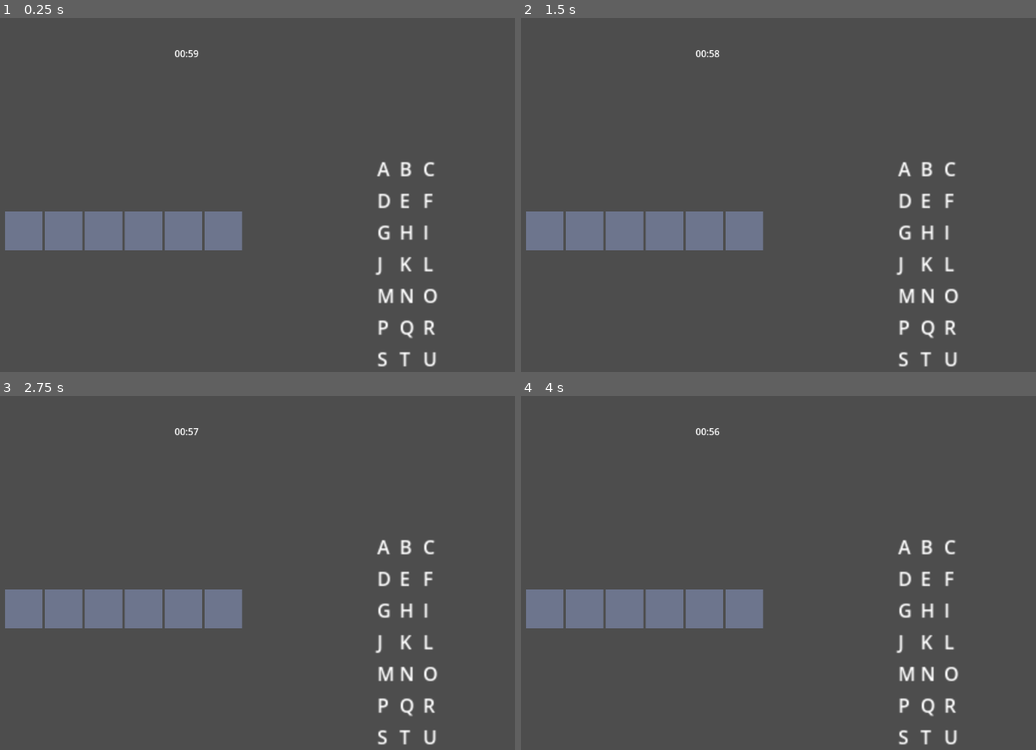
Above: before the commit, frames 1-4 (two rows, left to right).
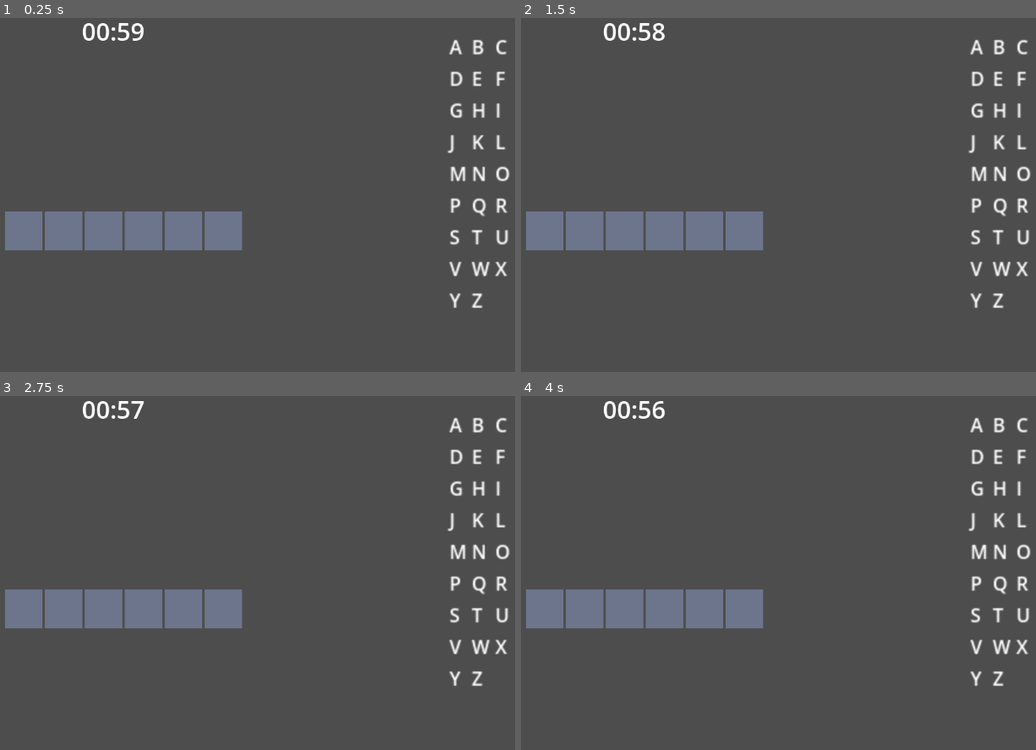
Above: after the commit, the same moments.

Repository: sugarvoid/spelling-spree
Game: Godot game, scene res://game/game.tscn
The game is run twice, just before and just after one commit, with the same random seed, the same clock (stepped at 60 frames per second) and the same inputs. The project has no main scene, so this scene is started directly.
Inputs:
- Up to frame 1 (0.25 s): no input
- Up to frame 2 (1.5 s): tap Enter at 0.5 s; tap Space at 1.25 s
- Up to frame 3 (2.75 s): tap Enter at 2 s
- Up to frame 4 (4 s): tap Space at 2.75 s; tap Enter at 3.5 s

The runs differ from the first frame. In frame 1, 3.2% of the frame differs, in the area x 16-100%, y 1-99%; in frame 2, 3.2%; in frame 3, 3.2%; in frame 4, 3.2%.

Commit message:
Fix letter bank highlight method

Diff:
--- a/game/count_down/count_down.tscn
+++ b/game/count_down/count_down.tscn
@@ -1,19 +1,21 @@
-[gd_scene load_steps=2 format=2]
+[gd_scene load_steps=2 format=3 uid="uid://bp3u4q2qmf5mv"]
 
-[ext_resource path="res://game/count_down/count_down.gd" type="Script" id=1]
+[ext_resource type="Script" path="res://game/count_down/count_down.gd" id="1"]
 
 [node name="CountDown" type="Control"]
+layout_mode = 3
+anchors_preset = 15
 anchor_right = 1.0
 anchor_bottom = 1.0
 offset_right = -795.0
 offset_bottom = -515.0
-script = ExtResource( 1 )
+script = ExtResource("1")
 
 [node name="Label" type="Label" parent="."]
+layout_mode = 0
 anchor_right = 1.0
 anchor_bottom = 1.0
+theme_override_font_sizes/font_size = 42
 text = "00:00:00"
-align = 1
-valign = 1
 
 [node name="Timer" type="Timer" parent="."]
--- a/game/game.tscn
+++ b/game/game.tscn
@@ -4,14 +4,16 @@
 [ext_resource type="Script" path="res://game/word_database.gd" id="2"]
 [ext_resource type="Script" path="res://game/game.gd" id="3"]
 [ext_resource type="Script" path="res://game/input_checker.gd" id="4"]
-[ext_resource type="PackedScene" path="res://game/letter_bank/letter_bank.tscn" id="5"]
-[ext_resource type="PackedScene" path="res://game/count_down/count_down.tscn" id="6"]
+[ext_resource type="PackedScene" uid="uid://dwt73q684agak" path="res://game/letter_bank/letter_bank.tscn" id="5"]
+[ext_resource type="PackedScene" uid="uid://bp3u4q2qmf5mv" path="res://game/count_down/count_down.tscn" id="6"]
 
 [node name="Game" type="Control"]
 layout_mode = 3
 anchors_preset = 15
 anchor_right = 1.0
 anchor_bottom = 1.0
+grow_horizontal = 2
+grow_vertical = 2
 script = ExtResource("3")
 
 [node name="WordDatabase" type="Node" parent="."]
@@ -29,14 +31,16 @@
 
 [node name="LetterBank" parent="." instance=ExtResource("5")]
 layout_mode = 0
-offset_left = 903.0
-offset_top = 264.0
-offset_right = 967.0
-offset_bottom = 470.0
+offset_left = 1026.0
+offset_top = 56.0
+offset_right = 1090.0
+offset_bottom = 322.0
 scale = Vector2(2, 2)
 
 [node name="CountDown" parent="." instance=ExtResource("6")]
 anchors_preset = 0
+anchor_right = 0.0
+anchor_bottom = 0.0
 offset_left = 400.0
 offset_top = 24.0
 offset_right = -395.0
--- a/game/letter_bank/letter_bank.gd
+++ b/game/letter_bank/letter_bank.gd
@@ -12,7 +12,7 @@
 
 func _highlight_letter(letter: String, color: Color) -> void:
 	var lbl_letter: Label = get_node(letter.to_upper())
-	lbl_letter.set("custom_colors/font_color", color)
+	lbl_letter.set("theme_override_colors/font_color", color)
 
 func update_letters(letter: String, correct: bool) -> void:
 	###### print(str(letter), " was entered and is: ", (correct))
--- a/game/letter_bank/letter_bank.tscn
+++ b/game/letter_bank/letter_bank.tscn
@@ -1,179 +1,113 @@
-[gd_scene load_steps=2 format=2]
+[gd_scene load_steps=2 format=3 uid="uid://dwt73q684agak"]
 
-[ext_resource path="res://game/letter_bank/letter_bank.gd" type="Script" id=1]
+[ext_resource type="Script" path="res://game/letter_bank/letter_bank.gd" id="1"]
 
 [node name="LetterBank" type="GridContainer"]
 offset_right = 64.0
 offset_bottom = 206.0
 columns = 3
-script = ExtResource( 1 )
+script = ExtResource("1")
 
 [node name="A" type="Label" parent="."]
-offset_right = 12.0
-offset_bottom = 14.0
+layout_mode = 2
 text = "A"
 
 [node name="B" type="Label" parent="."]
-offset_left = 16.0
-offset_right = 29.0
-offset_bottom = 14.0
+layout_mode = 2
 text = "B"
 
 [node name="C" type="Label" parent="."]
-offset_left = 33.0
-offset_right = 44.0
-offset_bottom = 14.0
+layout_mode = 2
 text = "C"
 
 [node name="D" type="Label" parent="."]
-offset_top = 18.0
-offset_right = 12.0
-offset_bottom = 32.0
+layout_mode = 2
 text = "D"
 
 [node name="E" type="Label" parent="."]
-offset_left = 16.0
-offset_top = 18.0
-offset_right = 29.0
-offset_bottom = 32.0
+layout_mode = 2
 text = "E"
 
 [node name="F" type="Label" parent="."]
-offset_left = 33.0
-offset_top = 18.0
-offset_right = 44.0
-offset_bottom = 32.0
+layout_mode = 2
 text = "F"
 
 [node name="G" type="Label" parent="."]
-offset_top = 36.0
-offset_right = 12.0
-offset_bottom = 50.0
+layout_mode = 2
 text = "G"
 
 [node name="H" type="Label" parent="."]
-offset_left = 16.0
-offset_top = 36.0
-offset_right = 29.0
-offset_bottom = 50.0
+layout_mode = 2
 text = "H"
 
 [node name="I" type="Label" parent="."]
-offset_left = 33.0
-offset_top = 36.0
-offset_right = 44.0
-offset_bottom = 50.0
+layout_mode = 2
 text = "I"
 
 [node name="J" type="Label" parent="."]
-offset_top = 54.0
-offset_right = 12.0
-offset_bottom = 68.0
+layout_mode = 2
 text = "J"
 
 [node name="K" type="Label" parent="."]
-offset_left = 16.0
-offset_top = 54.0
-offset_right = 29.0
-offset_bottom = 68.0
+layout_mode = 2
 text = "K"
 
 [node name="L" type="Label" parent="."]
-offset_left = 33.0
-offset_top = 54.0
-offset_right = 44.0
-offset_bottom = 68.0
+layout_mode = 2
 text = "L"
 
 [node name="M" type="Label" parent="."]
-offset_top = 72.0
-offset_right = 12.0
-offset_bottom = 86.0
+layout_mode = 2
 text = "M"
 
 [node name="N" type="Label" parent="."]
-offset_left = 16.0
-offset_top = 72.0
-offset_right = 29.0
-offset_bottom = 86.0
+layout_mode = 2
 text = "N"
 
 [node name="O" type="Label" parent="."]
-offset_left = 33.0
-offset_top = 72.0
-offset_right = 44.0
-offset_bottom = 86.0
+layout_mode = 2
 text = "O"
 
 [node name="P" type="Label" parent="."]
-offset_top = 90.0
-offset_right = 12.0
-offset_bottom = 104.0
+layout_mode = 2
 text = "P"
 
 [node name="Q" type="Label" parent="."]
-offset_left = 16.0
-offset_top = 90.0
-offset_right = 29.0
-offset_bottom = 104.0
+layout_mode = 2
 text = "Q"
 
 [node name="R" type="Label" parent="."]
-offset_left = 33.0
-offset_top = 90.0
-offset_right = 44.0
-offset_bottom = 104.0
+layout_mode = 2
 text = "R"
 
 [node name="S" type="Label" parent="."]
-offset_top = 108.0
-offset_right = 12.0
-offset_bottom = 122.0
+layout_mode = 2
 text = "S"
 
 [node name="T" type="Label" parent="."]
-offset_left = 16.0
-offset_top = 108.0
-offset_right = 29.0
-offset_bottom = 122.0
+layout_mode = 2
 text = "T"
 
 [node name="U" type="Label" parent="."]
-offset_left = 33.0
-offset_top = 108.0
-offset_right = 44.0
-offset_bottom = 122.0
+layout_mode = 2
 text = "U"
 
 [node name="V" type="Label" parent="."]
-offset_top = 126.0
-offset_right = 12.0
-offset_bottom = 140.0
+layout_mode = 2
 text = "V"
 
 [node name="W" type="Label" parent="."]
-offset_left = 16.0
-offset_top = 126.0
-offset_right = 29.0
-offset_bottom = 140.0
+layout_mode = 2
 text = "W"
 
 [node name="X" type="Label" parent="."]
-offset_left = 33.0
-offset_top = 126.0
-offset_right = 44.0
-offset_bottom = 140.0
+layout_mode = 2
 text = "X"
 
 [node name="Y" type="Label" parent="."]
-offset_top = 144.0
-offset_right = 12.0
-offset_bottom = 158.0
+layout_mode = 2
 text = "Y"
 
 [node name="Z" type="Label" parent="."]
-offset_left = 16.0
-offset_top = 144.0
-offset_right = 29.0
-offset_bottom = 158.0
+layout_mode = 2
 text = "Z"
